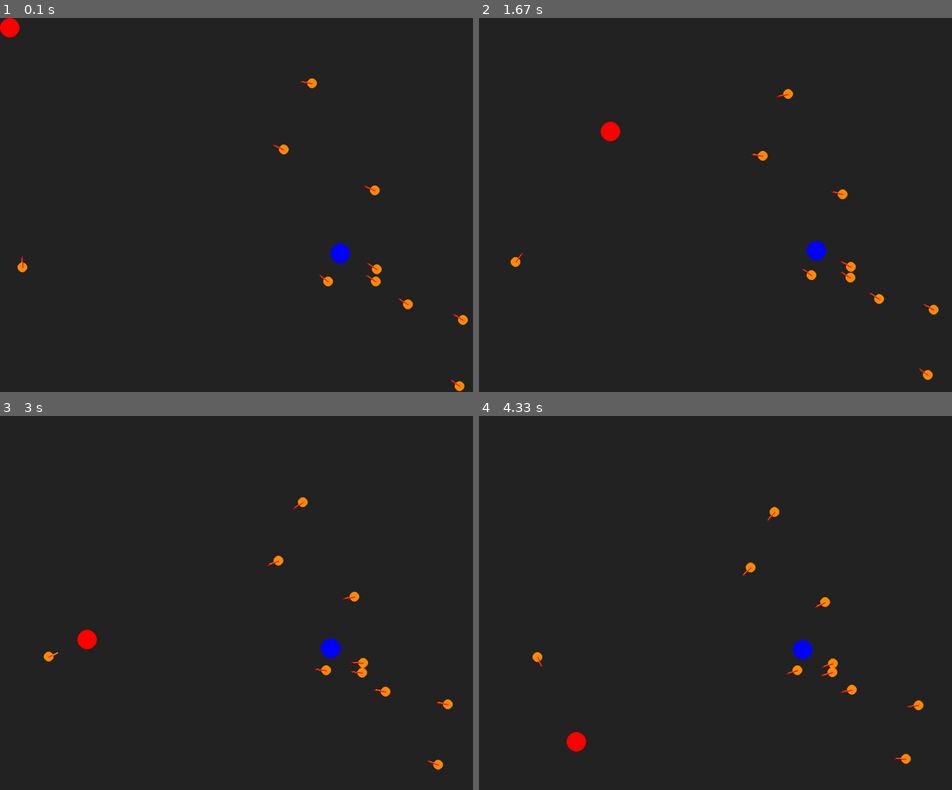
Above: before the commit, frames 1-4 (two rows, left to right).
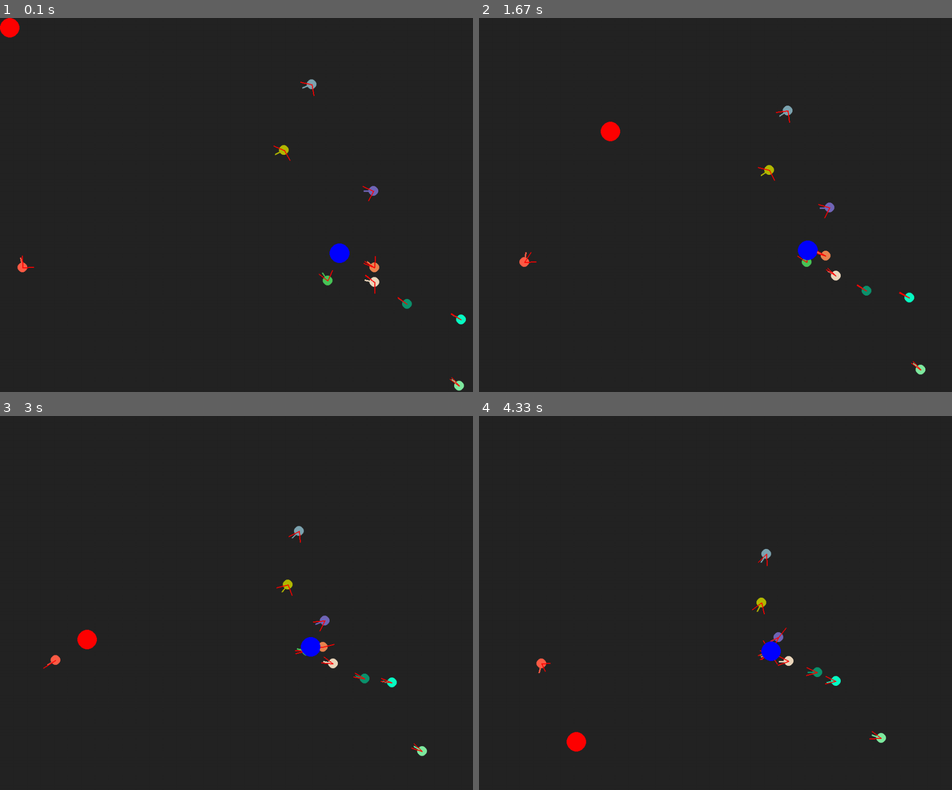
Above: after the commit, the same moments.

Repository: VitruviusTheMighty/Maestro
Game: pygame game, started from portfolio/projects/project-3-flocking/steering_game.py
Same seed, same stepped clock (60 frames per second), same inputs: the game is played once before the commit and once after it.
Inputs (mouse positions are in pixels of both pictures, inside the frame that each line leads up to):
- Up to frame 1 (0.1 s): no input
- Up to frame 2 (1.67 s): click (890, 193) at 0.38 s; click (776, 287) at 0.72 s; click (909, 335) at 1.05 s; click (611, 130) at 1.38 s
- Up to frame 3 (3 s): click (250, 647) at 1.72 s; click (179, 524) at 2.05 s; click (420, 700) at 2.38 s; click (85, 640) at 2.72 s
- Up to frame 4 (4.33 s): click (583, 531) at 3.05 s; click (611, 670) at 3.38 s; click (904, 689) at 3.72 s; click (573, 741) at 4.05 s

The runs differ from the first frame. In frame 1, 0.7% of the frame differs, in the area x 3-99%, y 16-100%; in frame 2, 1.2%; in frame 3, 1.3%, in the area x 9-96%, y 21-95%; in frame 4, 1.3%.

Commit message:
updated flocking

Diff:
--- a/game-jam/CTRL.py
+++ b/game-jam/CTRL.py
@@ -223,7 +223,6 @@
         p.play()
 
 
-
     def playgame(self):
         while True:
             PLAY_MOUSE_POS = pygame.mouse.get_pos()
--- /dev/null
+++ b/portfolio/projects/project-3-flocking/button.py
@@ -0,0 +1,29 @@
+class Button():
+	def __init__(self, image, pos, text_input, font, base_color, hovering_color):
+		self.image = image
+		self.x_pos = pos[0]
+		self.y_pos = pos[1]
+		self.font = font
+		self.base_color, self.hovering_color = base_color, hovering_color
+		self.text_input = text_input
+		self.text = self.font.render(self.text_input, True, self.base_color)
+		if self.image is None:
+			self.image = self.text
+		self.rect = self.image.get_rect(center=(self.x_pos, self.y_pos))
+		self.text_rect = self.text.get_rect(center=(self.x_pos, self.y_pos))
+
+	def update(self, screen):
+		if self.image is not None:
+			screen.blit(self.image, self.rect)
+		screen.blit(self.text, self.text_rect)
+
+	def checkForInput(self, position):
+		if position[0] in range(self.rect.left, self.rect.right) and position[1] in range(self.rect.top, self.rect.bottom):
+			return True
+		return False
+
+	def changeColor(self, position):
+		if position[0] in range(self.rect.left, self.rect.right) and position[1] in range(self.rect.top, self.rect.bottom):
+			self.text = self.font.render(self.text_input, True, self.hovering_color)
+		else:
+			self.text = self.font.render(self.text_input, True, self.base_color)
--- a/portfolio/projects/project-3-flocking/steering_ball.py
+++ b/portfolio/projects/project-3-flocking/steering_ball.py
@@ -31,7 +31,8 @@
     #     else:
     #         speedlimit
 
-
+    def get_pos(self):
+        return self.p
 
     def draw (self, window):
         # draw the body
@@ -105,3 +106,37 @@
 
         self.speedlimit *= 1.0125
         # self.speedlimit *= round(( dist_thres - (self.getDistance(target)) ) *  0.0125, 1)
+
+    def cohesion(self, centeroid:Vector, weight):
+        centeroid_pos = centeroid
+        desired_direction = (centeroid_pos - self.p).normalize()
+        max_speed = self.speedlimit.length()
+        desired_velocity = desired_direction * max_speed
+
+        self.steering += [(desired_velocity - self.v) * weight]
+
+
+    def separation(self, flock:list, weight):
+        """
+        Separates the flock
+        """
+        velocity_adjustment = Vector(0,0)
+        threshold_radius = self.r*5
+
+        for boid in flock:
+            if boid != self:
+                dist = self.getDistance(boid)
+                if dist <= threshold_radius:
+                    desired_direction = (self.p - boid.p).normalize()
+                    max_speed = self.speedlimit.length()
+                    desired_velocity = desired_direction * max_speed
+                    self.steering += [(desired_velocity - self.v)*weight]
+
+    def align(self, flock_list):
+
+        avg_v = Vector(0,0)
+
+        for boid in flock_list:
+            if boid != self:
+                avg_v += boid.v
+        self.v = avg_v / (len(flock_list) - 1)
--- a/portfolio/projects/project-3-flocking/steering_game.py
+++ b/portfolio/projects/project-3-flocking/steering_game.py
@@ -14,6 +14,8 @@
 from moving_ball_2d import MovingBall
 from world import World
 import math
+import sys
+from button import Button
 
 
 def getCenteroid(flock:list):
@@ -33,7 +35,36 @@
 
     return center_of_mass
 
-def run_game(numAgents=10):
+
+# def main():
+#     pygame.init()
+#     width = 1024
+#     height = 768
+#     my_win = pygame.display.set_mode((width,height))
+
+#     title_screen(my_win)
+
+
+# def title_screen(screen):
+#     while True:
+
+#         MOUSE_POS = pygame.mouse.get_pos()
+#         screen.fill("black")
+
+#         PLAY = Button(image=None, pos=(cx, 300), text_input="TOGGLE AUDIO", font=get_font(25), base_color="White", hovering_color="Green")
+#         for event in pygame.event.get():
+#             if event.type == pygame.QUIT:
+#                 pygame.quit()
+#                 sys.exit()
+#             if event.type == pygame.MOUSEBUTTONDOWN:
+#                 if OPTIONS_BACK.checkForInput(OPTIONS_MOUSE_POS):
+#                     self.main_menu()
+#                 if AUDIOTOGGLE.checkForInput(OPTIONS_MOUSE_POS):
+#                     self.audio_toggle()
+
+
+
+def run_game(screen=None, numAgents=10):
     """
     Runs a steering flock game
     """
@@ -47,6 +78,8 @@
 
     ## setting up the game world
     world = World (width, height)
+
+    weight = 1.0/30
 
 
     # our flock
@@ -57,12 +90,9 @@
         ## our character
         x = random.randint(0,width)
         y = random.randint(0,height)
-        c = SteeringBall (x, y, 10, 1, pygame.color.Color("darkorange"), 0, 0)
+        color = (random.randrange(255), random.randrange(255), random.randrange(255))
+        c = SteeringBall (x, y, 10, 1, color, 0, 0)
         flock.append(c)
-
-    # Draw center ball
-
-
 
     ## the target
     target = MovingBall (150, 175, 20, float('inf'), pygame.color.Color("red"), 0, 0)
@@ -93,19 +123,13 @@
 ##                mousepos = Vector(mousepos[0],mousepos[1])
 ##                target.p = mousepos
 
-
-
         mousepos = pygame.mouse.get_pos()
         mousepos = Vector(mousepos[0],mousepos[1])
         target.p = mousepos
 
-
-
         centerVector = getCenteroid(flock)
 
         target2.p = centerVector
-
-
 
         ## Simulate game world
         target.move (dt, world)
@@ -117,35 +141,33 @@
         # centerBall.move(dt, world)
         # centerBall.collide_edge(world)
 
-
         # Flee - Arrive - Steer flock
         for c in flock:
             c.steering = []
-
-            # have a distance based method
-
-
             # print(f"Distance: {target.getDistance(c)}. Target: {target.p}, Ball: {c.p}")
-
-
             # Seek - Fleeing behavior
             dist_thres = 100.0
 
             if not c.fleeing:
                 if target.getDistance(c) > dist_thres:
                     # Arrival
-                    c.arrive(target, 1.0/30)
+                    c.arrive(target)
+                    c.cohesion(centerVector, weight)
+                    c.separation(flock, weight)
+                    c.align(flock)
                     c.speedlimit = c.defaultspeed
                 else: c.fleeing = True
             else:
                 if c.fleeing and  target.getDistance(c) < dist_thres*3:
-                    c.flee(target, 1.0/30, dt, world, dist_thres)
+                    c.flee(target, weight, dt, world, dist_thres)
                 else: c.fleeing = False
 
 
             c.apply_steering()
             c.move(dt, world)
             c.collide_edge (world)
+
+
 
         # update pos for centeroid ball
 
--- a/portfolio/projects/project-3-flocking/vector.py
+++ b/portfolio/projects/project-3-flocking/vector.py
@@ -45,7 +45,10 @@
         """ Make the vector be one unit in length. I am using 10
         pixels as my unit.
         """
-        l = float(self.length())
+        if self.length() > 0:
+            l = float(self.length())
+        else:
+            l = 0.1
         self.x = self.x/l
         self.y = self.y/l
         return self
Not shown, changed: portfolio/contract.md
